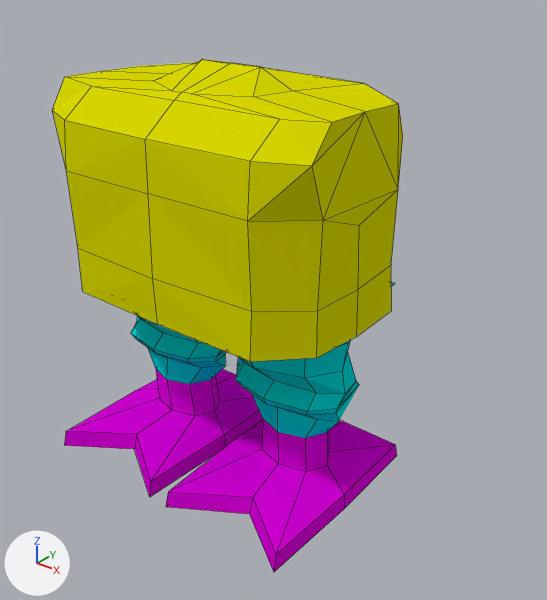
Renders of the Blender file graphics/chars/bodies/mech/src.blend from each side of a commit.
The view is the same before and after, from a 50 mm lens placed at (22.5, -23.9, 25.0), pointed at (2.1, 1.6, 9.2). Every picture has the same lights, and +X, +Y and +Z are marked at lower left. Mesh edges are drawn as thin lines.

Names of what the first picture shows: 'Legs', 'Upper'.
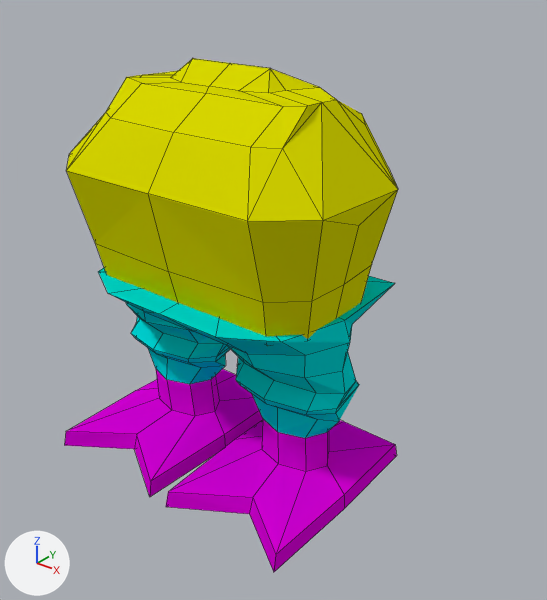
Diff of the bpy script that builds the scene:
```diff
--- a/graphics/chars/bodies/mech/src.blend.py
+++ b/graphics/chars/bodies/mech/src.blend.py
@@ me_cylinder @@
 # used by ob_upper; location = (0.0, 1.35, 0.0)
-me_cylinder.from_pydata(...)  # 50 vertices, 39 faces; spans x -13.25..0.0, y -5.32..4.41, z 9.41..20.49
-me_cylinder.vertices[0].co = (-5.64, 4.24, 9.49)
-me_cylinder.vertices[1].co = (-5.27, -5.15, 9.41)  # pixel (82, 291)
-me_cylinder.vertices[2].co = (-7.3, -3.38, 9.53)
-me_cylinder.vertices[3].co = (-7.46, -0.7, 9.41)
-me_cylinder.vertices[4].co = (-7.41, 2.28, 9.47)
-me_cylinder.vertices[5].co = (0.0, 4.28, 9.54)
-me_cylinder.vertices[6].co = (0.0, -5.24, 9.41)  # pixel (157, 324)
-me_cylinder.vertices[7].co = (-5.69, 4.33, 11.65)
-me_cylinder.vertices[8].co = (-5.32, -5.09, 11.65)  # pixel (77, 247)
-me_cylinder.vertices[9].co = (-7.28, -3.39, 11.65)
-me_cylinder.vertices[10].co = (-7.47, -0.8, 11.68)
-me_cylinder.vertices[11].co = (-7.25, 2.21, 11.71)
-me_cylinder.vertices[12].co = (0.0, 4.39, 11.65)
-me_cylinder.vertices[13].co = (0.0, -5.32, 11.65)  # pixel (152, 278)
+me_cylinder.from_pydata(...)  # 50 vertices, 39 faces; spans x -13.25..0.0, y -5.22..4.41, z 9.41..20.49
+# me_cylinder part 1: 29 of 50 vertices moved; they spanned x -13.25..0.0, y -5.15..4.17, z 17.51..20.49 and now span x -13.25..0.0, y -3.59..4.3, z 17.51..20.49; mean shift (0.38, 0.16, 0.0); largest move (-7.46, -3.11, 18.99) -> (-5.15, -1.42, 18.99)
+# me_cylinder part 2
+me_cylinder.vertices[0].co = (-5.2, 2.75, 9.49)
+me_cylinder.vertices[1].co = (-4.98, -3.7, 9.41)
+me_cylinder.vertices[2].co = (-6.17, -2.49, 9.53)
+me_cylinder.vertices[3].co = (-6.27, -0.65, 9.41)
+me_cylinder.vertices[4].co = (-6.24, 1.4, 9.47)
+me_cylinder.vertices[5].co = (0.0, 2.77, 9.54)
+me_cylinder.vertices[6].co = (0.0, -3.76, 9.41)
+me_cylinder.vertices[7].co = (-5.44, 3.37, 11.65)
+me_cylinder.vertices[8].co = (-5.16, -4.18, 11.65)  # pixel (95, 243)
+me_cylinder.vertices[9].co = (-6.6, -2.82, 11.65)
+me_cylinder.vertices[10].co = (-6.74, -0.74, 11.68)
+me_cylinder.vertices[11].co = (-6.58, 1.67, 11.71)
+me_cylinder.vertices[12].co = (0.0, 3.42, 11.65)
+me_cylinder.vertices[13].co = (0.0, -4.37, 11.65)  # pixel (168, 271)
 me_cylinder.materials.append(mat_yellow)
```

Where the change shows, as pixel boxes (x1, y1, x2, y2) in the pictures (547 x 600 px; the box of a moved part takes in the faces that stretch with it):
'Upper', reshaped: before (52, 59, 403, 362); after (66, 58, 398, 346)
part 1 of me_cylinder, moved or reshaped: before (52, 59, 403, 221); after (66, 58, 398, 221)
part 2 of me_cylinder, moved or reshaped: before (66, 171, 398, 362); after (67, 171, 398, 346)
